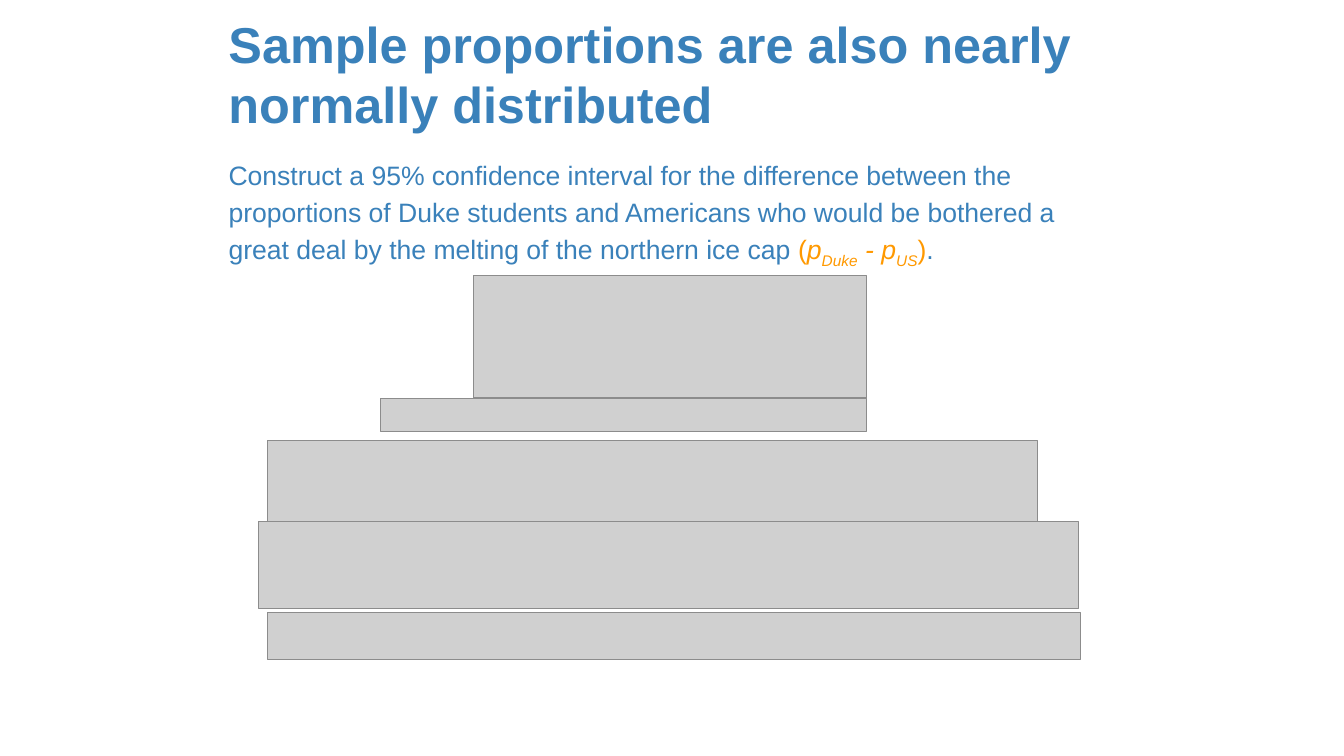
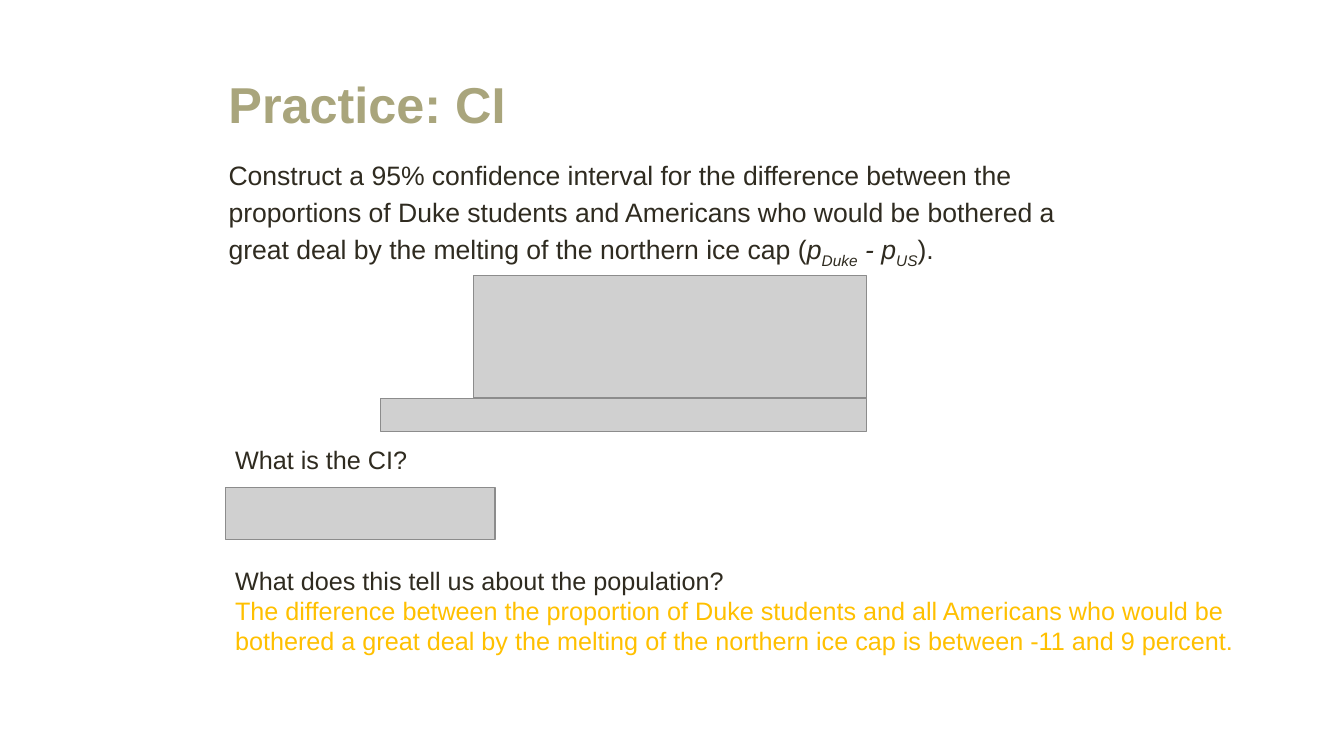
Before and after one commit to amosca01/MATH108-F23, a slide deck: slide 23 of slides/16-difference-two-proportions.pptx. Drawn at 1344x756 pixels with LibreOffice and Linux fonts; fonts in the diff are those of the drawing; grey boxes stand for pictures. Boxes give left, top, right and bottom in pixels: in the first picture for what was removed or moved away, otherwise in the second. Text is boxed around its words. In the diff, an @@ line names an element or a change of style, - is before the commit and + after.

```diff
--- a/slides/16-difference-two-proportions.pptx
+++ b/slides/16-difference-two-proportions.pptx
@@ title at (x1=228, y1=86, x2=505, y2=124): text changed; text colour #3A81BA to #A9A57C @@
-Sample proportions are also nearly normally distributed
+Practice: CI
@@ text "Construct a 95% confidence interval ..." at (x1=229, y1=165, x2=1055, y2=264): text colour #3A81BA to #2F2B20; text colour #FF9900 to #2F2B20 in "(pDuke - pUS)." @@
@@ picture removed at (x1=268, y1=441, x2=1038, y2=528) @@
@@ text added at (x1=235, y1=450, x2=407, y2=470), 18 pt, text #2F2B20 @@
+What is the CI?
@@ picture added at (x1=225, y1=488, x2=495, y2=539) @@
@@ picture removed at (x1=258, y1=522, x2=1079, y2=609) @@
@@ text added at (x1=235, y1=571, x2=1233, y2=656), 18 pt, text #FFC000 @@
+What does this tell us about the population?
+The difference between the proportion of Duke students and all Americans who would be bothered a great deal by the melting of the northern ice cap is between -11 and 9 percent.
@@ picture removed at (x1=268, y1=613, x2=1081, y2=659) @@
```
Also in this commit, not shown: 42 other slides changed, 6 slides added, 5 slides removed, 6 other files.
